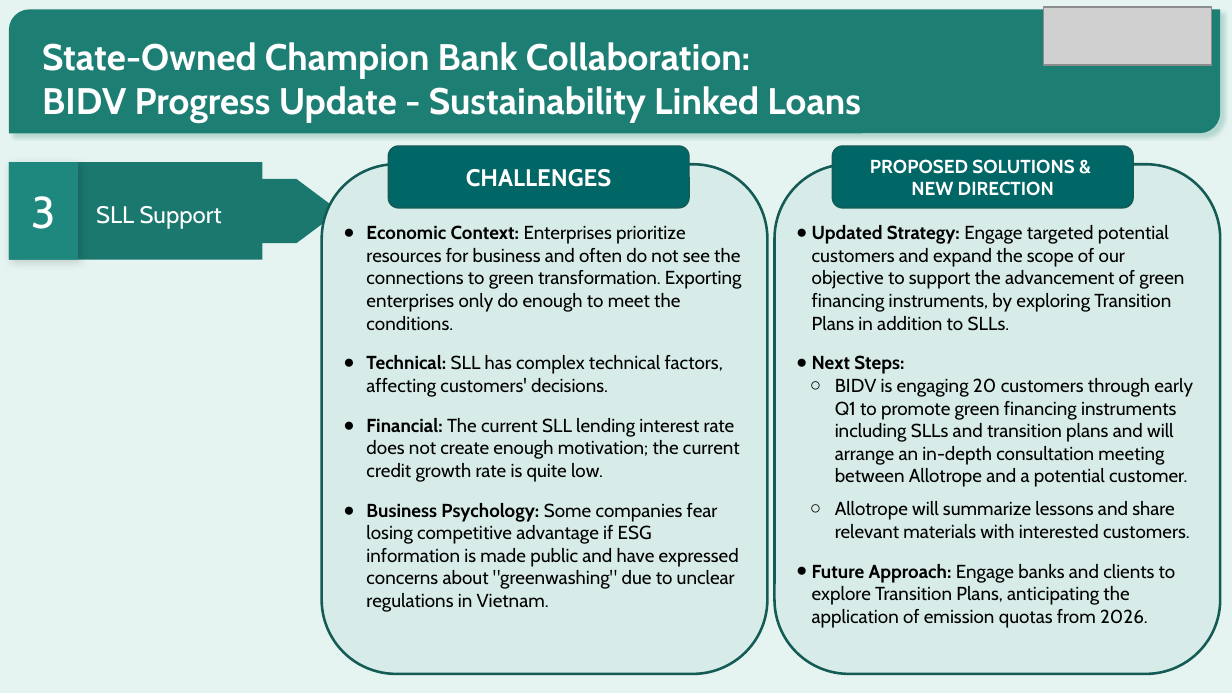
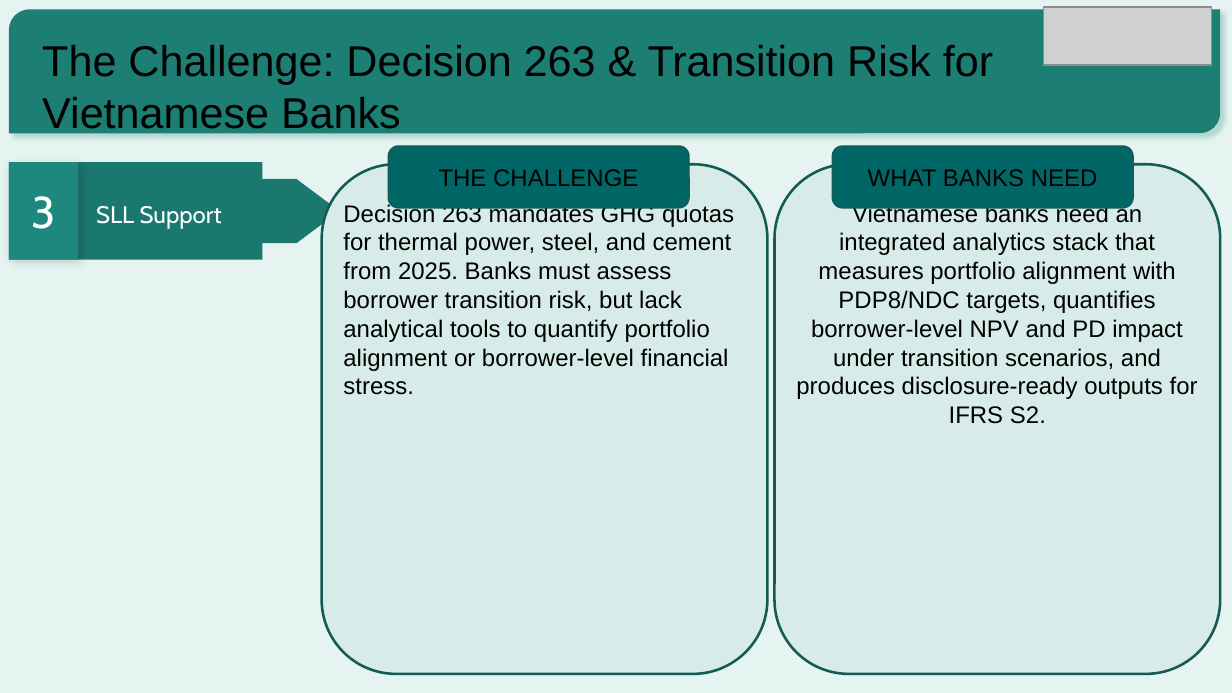
Before and after one commit to tah-allotrope/pacta-trisk, a slide deck: slide 5 of present/bank_prospect_deck.pptx. Drawn at 1232x693 pixels with LibreOffice and Linux fonts; fonts in the diff are those of the drawing; grey boxes stand for pictures. Boxes give left, top, right and bottom in pixels: in the first picture for what was removed or moved away, otherwise in the second. Text is boxed around its words. In the diff, an @@ line names an element or a change of style, - is before the commit and + after.

```diff
--- a/present/bank_prospect_deck.pptx
+++ b/present/bank_prospect_deck.pptx
@@ title at box(42, 45, 993, 136): text changed; size 21.6 to 25.2 pt; font Cabin to Arial; text colour #FFFFFF to #000000; bold off @@
-State-Owned Champion Bank Collaboration:
-BIDV Progress Update - Sustainability Linked Loans
+The Challenge: Decision 263 & Transition Risk for Vietnamese Banks
@@ text in rounded rectangle at box(439, 169, 638, 186): text changed; font Cabin to Arial; text colour #FFFFFF to #000000; bold off @@
-CHALLENGES
+THE CHALLENGE
@@ text in rounded rectangle at box(868, 169, 1098, 186): text changed; size 11 to 14 pt; font Cabin to Arial; text colour #FFFFFF to #000000; bold off @@
-PROPOSED SOLUTIONS &
-NEW DIRECTION
+WHAT BANKS NEED
@@ text in rounded rectangle at box(343, 203, 734, 395): text changed; size 11 to 14 pt; font Cabin to Arial @@
-● Economic Context: Enterprises prioritize resources for business and often do not see the connections to green transformation. Exporting enterprises only do enough to meet the conditions.
-● Technical: SLL has complex technical factors, affecting customers' decisions.
-● Financial: The current SLL lending interest rate does not create enough motivation; the current credit growth rate is quite low.
-● Business Psychology: Some companies fear losing competitive advantage if ESG information is made public and have expressed concerns about "greenwashing" due to unclear regulations in Vietnam.
+Decision 263 mandates GHG quotas for thermal power, steel, and cement from 2025. Banks must assess borrower transition risk, but lack analytical tools to quantify portfolio alignment or borrower-level financial stress.
@@ text in rounded rectangle at box(796, 203, 1198, 424): text changed; size 11 to 14 pt; font Cabin to Arial @@
-● Updated Strategy: Engage targeted potential customers and expand the scope of our objective to support the advancement of green financing instruments, by exploring Transition Plans in addition to SLLs.
-● Next Steps:
-  ○ BIDV is engaging 20 customers through early Q1 to promote green financing instruments including SLLs and transition plans and will arrange an in-depth consultation meeting between Allotrope and a potential customer.
-  ○ Allotrope will summarize lessons and share relevant materials with interested customers.
-● Future Approach: Engage banks and clients to explore Transition Plans, anticipating the application of emission quotas from 2026.
+Vietnamese banks need an integrated analytics stack that measures portfolio alignment with PDP8/NDC targets, quantifies borrower-level NPV and PD impact under transition scenarios, and produces disclosure-ready outputs for IFRS S2.
```
Also in this commit, not shown: 9 other slides changed, 5 slides added, 15 slides removed, 27 other files.
